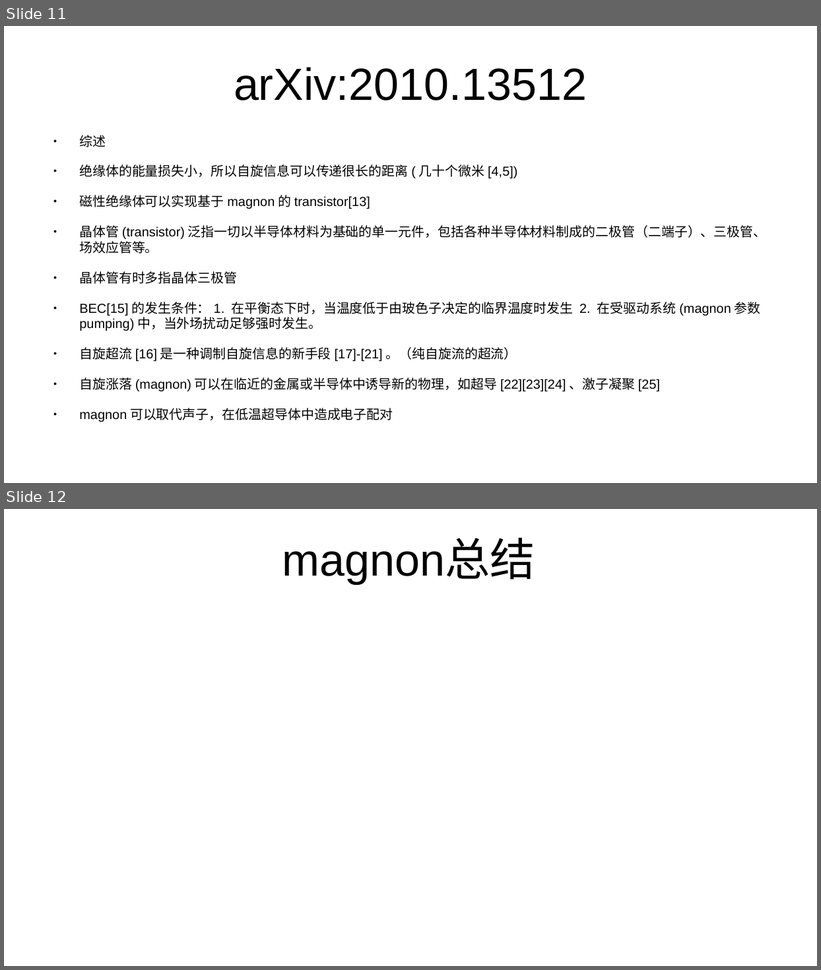
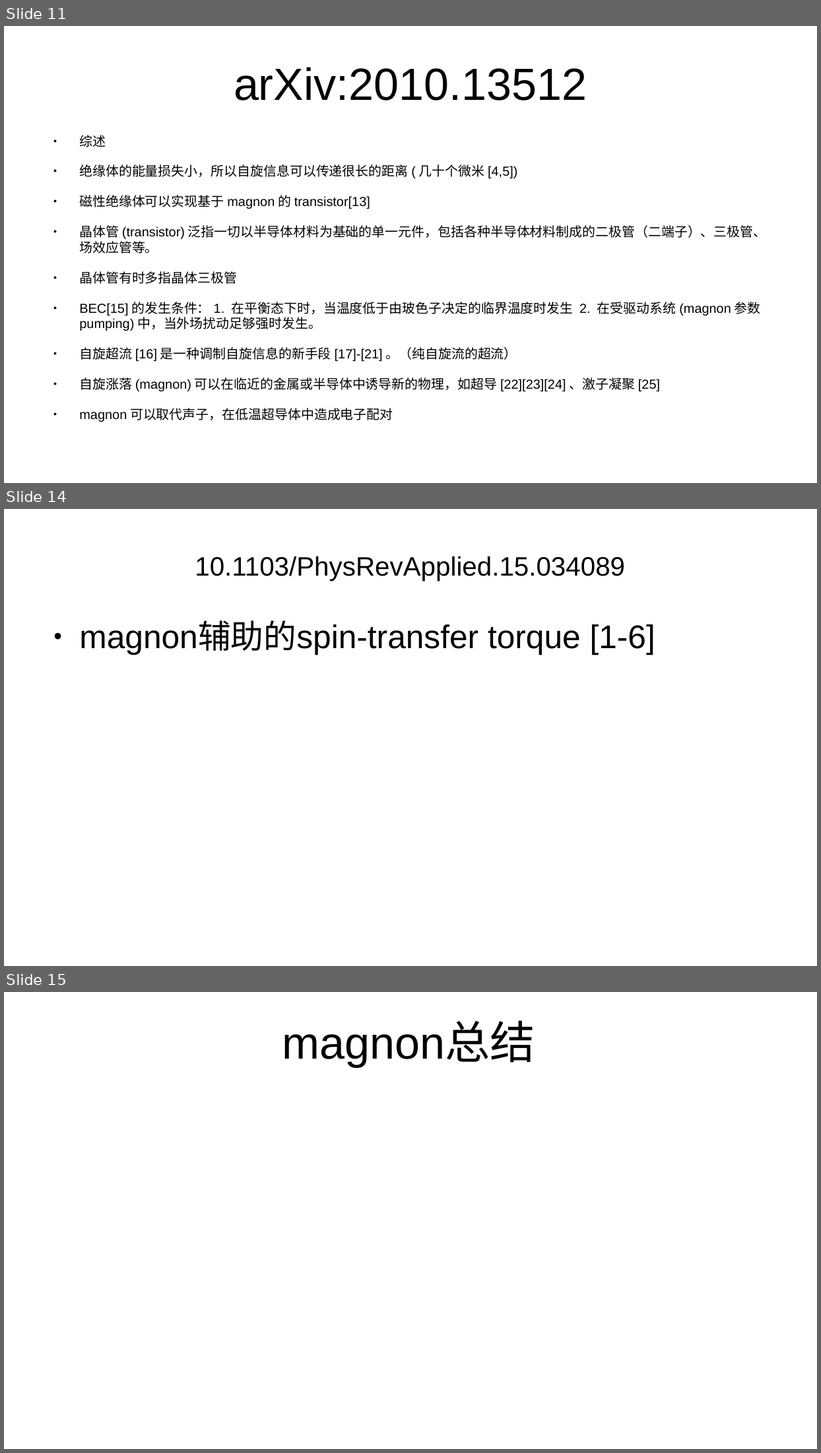
Before and after one commit to GoldenRaven/reference_reading, a slide deck: magnon.odp. Shown one above the other, each under a label of ours: slides 11 and 12 before the commit, slides 11, 14 and 15 after it; the slides between them are not shown. The pictures are 821x970 and 821x1453 pixels, drawn with LibreOffice and Linux fonts; fonts in the diff are those of the drawing. Boxes give left, top, right and bottom in pixels: in the first picture for what was removed or moved away, otherwise in the second. Text is boxed around its words. In the diff, an @@ line names an element or a change of style, - is before the commit and + after.

```diff
--- a/magnon.odp
+++ b/magnon.odp
@@ slide 14 added at (4, 509, 817, 966), background #FFFFFF @@
@@ title added at (195, 556, 625, 581), 26 pt, text #000000 @@
+10.1103/PhysRevApplied.15.034089
@@ text added at (79, 623, 655, 655), 32 pt, text #000000 @@
+● magnon辅助的spin-transfer torque [1-6]
@@ what was slide 12 is now slide 15 @@
```
Also in this commit, not shown: 2 other slides added, 1 other file.
